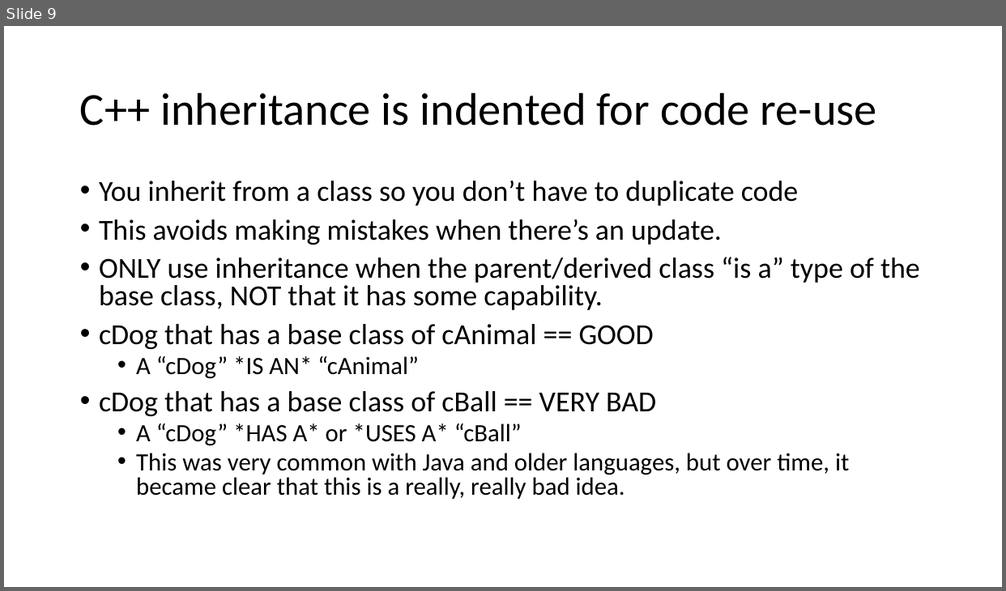
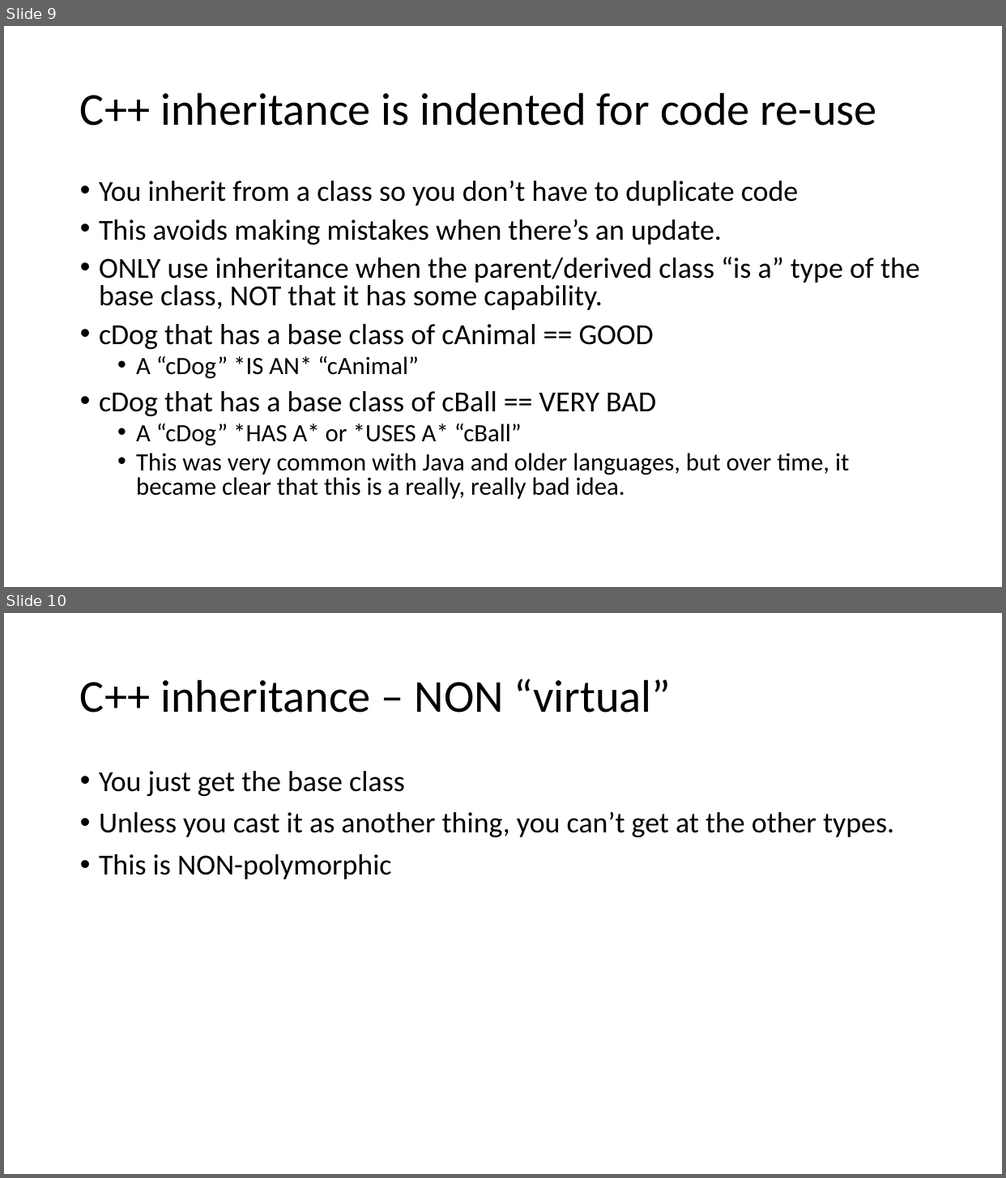
Before and after one commit to yellowflash07/GDP202324, a slide deck: 6044_FramPat/D2D/W02/Classes in CPP, part 1, CRC.pptx. Shown one above the other, each under a label of ours: slide 9 before the commit, slides 9 and 10 after it. The pictures are 1006x591 and 1006x1178 pixels, drawn with LibreOffice and Linux fonts; fonts in the diff are those of the drawing. Boxes give left, top, right and bottom in pixels: in the first picture for what was removed or moved away, otherwise in the second. Text is boxed around its words. In the diff, an @@ line names an element or a change of style, - is before the commit and + after.

```diff
--- a/6044_FramPat/D2D/W02/Classes in CPP, part 1, CRC.pptx
+++ b/6044_FramPat/D2D/W02/Classes in CPP, part 1, CRC.pptx
@@ slide 10 added at (4, 613, 1002, 1174), background #FFFFFF @@
@@ title added at (80, 679, 671, 713), 44 pt, text #000000 @@
+C++ inheritance – NON “virtual”
@@ text added at (99, 771, 894, 879), 28 pt, text #000000 @@
+• You just get the base class
+• Unless you cast it as another thing, you can’t get at the other types.
+• This is NON-polymorphic
```
Also in this commit, not shown: 5 other slides added, 21 other files.
